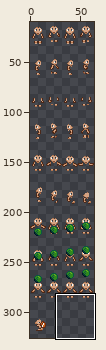
Sprite sheet, stored at [LittleNPC] The Farmer's Children Art - Deluxe/assets/Characters/Female/Harvey/Skin/Diverse.png. The picture above shows the old version from afar; the outline marks the close-up.
Close-up. Before:
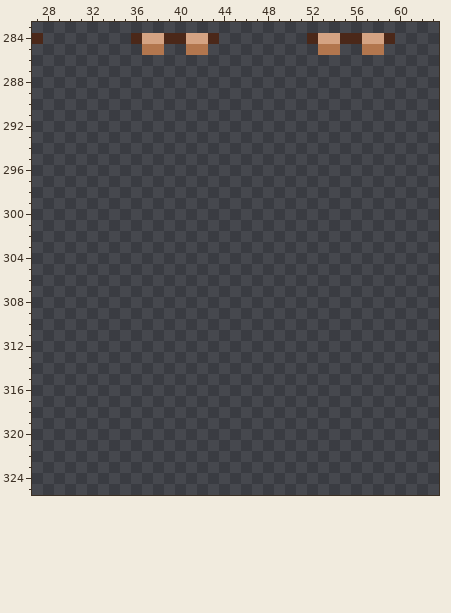
The file is 64x416 pixels. Pixels under 10% opacity are left out. Shown: x 27..63, y 283..325. The wide view leaves out empty margins.
New version:
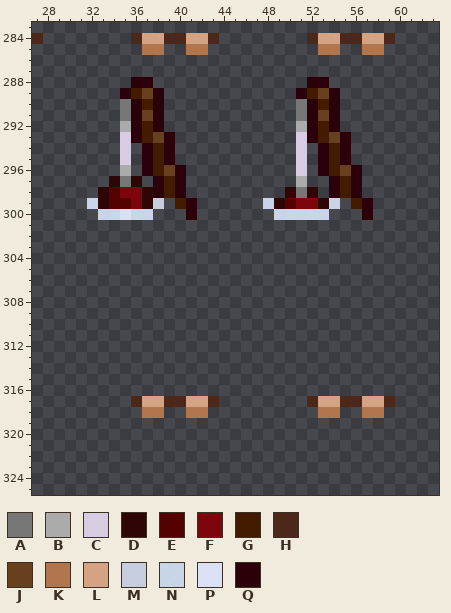
Palette (. is transparent): A #777777  B #ababab  C #d8cce2  D #2d0605  E #540102  F #7d060c  G #431c00  H #4b2819  J #69401f  K #b2764e  L #d4a383  M #c6cddf  N #ddebffde  P #dbe0f5  Q #2c000b
The exact change:
The author put colour A in rows 290 to 291 at x 35 and 51; in row 297 at x 35; in row 298 at x 51.
The author put colour B in row 292 at x 35 and 51; in row 296 at x 35; in row 297 at x 51.
The author put colour C in rows 293 to 295 at x 35 and 51; in row 296 at x 51.
The author put colour D in row 297 at x 34 and 36; in row 298 at x 33, 37, 50 and 52; in row 299 at x 33, 37, 49 and 53.
The author put colour E in row 298 at x 34; in row 299 at x 34 to 35 and 50.
The author put colour F in row 298 at x 35 to 36; in row 299 at x 36 and 51 to 52.
The author put colour G in row 289 at x 36 and 52; in row 290 at x 37 and 53; in rows 292 to 293 at x 37 and 53; in rows 294 to 296 at x 38 and 54; in rows 297 to 298 at x 39 and 55; in row 299 at x 40 and 56.
The author put colour H in row 317 at x 36, 39 to 40, 43, 52, 55 to 56 and 59.
The author put colour J in row 289 at x 37 and 53; in row 291 at x 37 and 53; in row 293 at x 38 and 54; in row 296 at x 39 and 55.
The author put colour K in row 318 at x 37 to 38, 41 to 42, 53 to 54 and 57 to 58.
The author put colour L in row 317 at x 37 to 38, 41 to 42, 53 to 54 and 57 to 58.
The author put colour M in row 299 at x 38.
The author put colour N in row 299 at x 32, 48 and 54; in row 300 at x 33 to 34, 36 to 37 and 49 to 53.
The author put colour P in row 300 at x 35.
The author put colour Q in row 288 at x 36 to 37 and 52 to 53; in row 289 at x 35, 38, 51 and 54; in rows 290 to 292 at x 36, 38, 52 and 54; in row 293 at x 36, 39, 52 and 55; in rows 294 to 295 at x 37, 39, 53 and 55; in row 296 at x 37, 40, 53 and 56.
The author put colour Q in rows 297 to 298 at x 38, 40, 54 and 56; in rows 299 to 300 at x 41 and 57.
